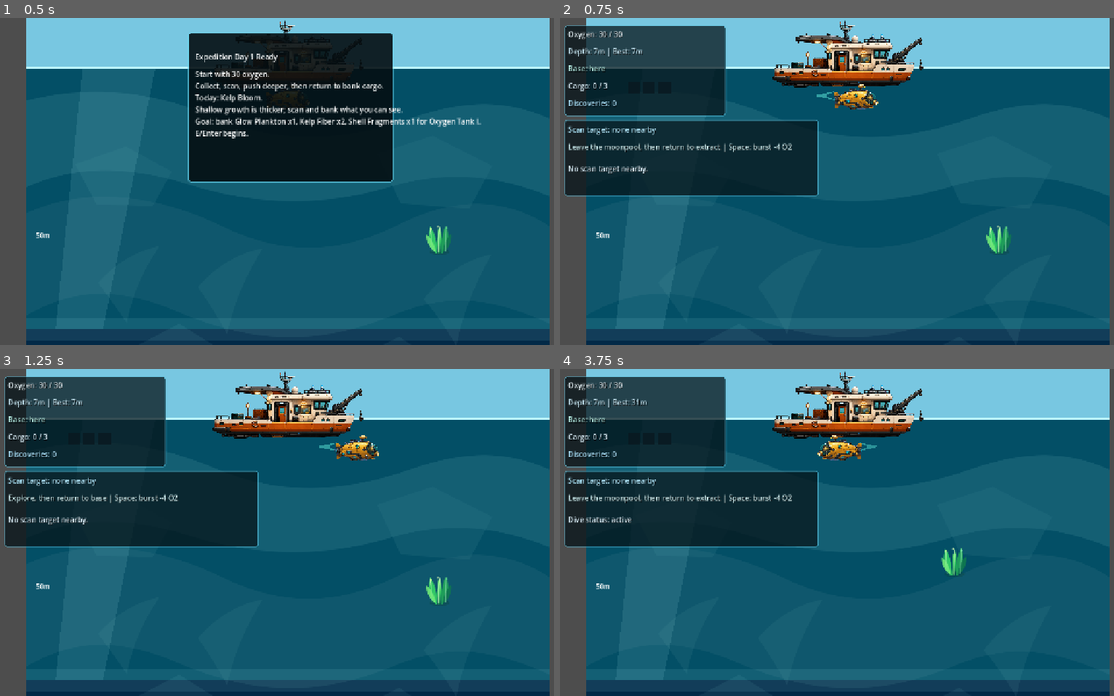
Above: before the commit, frames 1-4 (two rows, left to right).
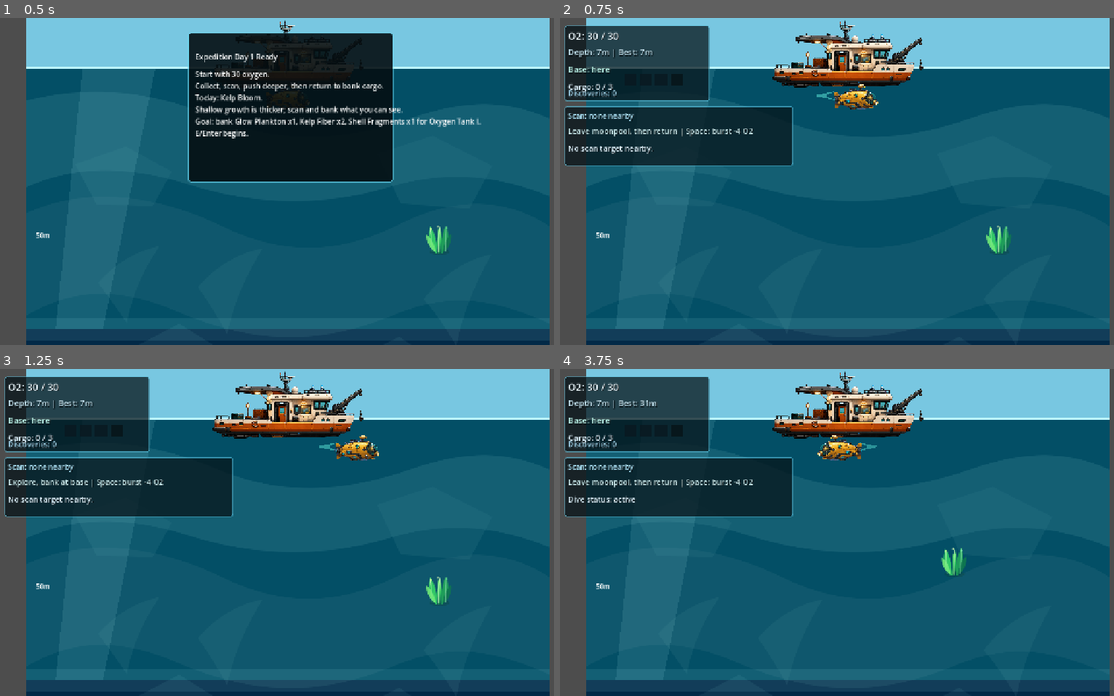
Above: after the commit, the same moments.

Repository: joeypshell/OceanGame
Game: Godot game, scene res://scenes/Main.tscn
Same seed, same stepped clock (60 frames per second), same inputs: the game is played once before the commit and once after it.
Inputs:
- Up to frame 1 (0.5 s): no input
- Up to frame 2 (0.75 s): tap Enter at 0.5 s; hold D (move_right) from 0.53 s (still down); tap F (scan) at 0.6 s
- Up to frame 3 (1.25 s): keep holding D (move_right)
- Up to frame 4 (3.75 s): release D (move_right) at 1.28 s; hold S (move_down) 1.28-2.03 s; tap E (interact) at 1.35, 3.6 s; tap F (scan) at 1.55, 2.1, 2.85 s; hold D (move_right) 2.03-2.78 s; hold Space (burst_thruster) 2.78-3.53 s; tap R (restart_dive) at 3.5 s; hold A (move_left) from 3.53 s (still down)

Frame 1 is identical in both runs. In frame 2, 9.2% of the frame differs, in the area x 0-47%, y 2-55%; in frame 3, 9.0%; in frame 4, 9.2%.

Commit message:
Resolve #323 polish compact HUD

Diff:
--- a/scenes/Main.tscn
+++ b/scenes/Main.tscn
@@ -1108,8 +1108,8 @@
 visible = false
 offset_left = 16.0
 offset_top = 16.0
-offset_right = 372.0
-offset_bottom = 216.0
+offset_right = 336.0
+offset_bottom = 184.0
 theme_override_styles/panel = SubResource("StyleBoxFlat_hud_panel")
 
 [node name="Hint" type="Label" parent="HUD"]
@@ -1135,9 +1135,10 @@
 offset_bottom = 56.0
 theme_override_colors/font_color = Color(0.93, 0.98, 1, 1)
 theme_override_colors/font_shadow_color = Color(0, 0.025, 0.035, 0.95)
+theme_override_font_sizes/font_size = 22
 theme_override_constants/shadow_offset_x = 1
 theme_override_constants/shadow_offset_y = 1
-text = "Oxygen: 30 / 30"
+text = "O2: 30 / 30"
 
 [node name="Depth" type="Label" parent="HUD"]
 offset_left = 24.0
@@ -1146,6 +1147,7 @@
 offset_bottom = 94.0
 theme_override_colors/font_color = Color(0.8, 0.93, 0.98, 1)
 theme_override_colors/font_shadow_color = Color(0, 0.025, 0.035, 0.95)
+theme_override_font_sizes/font_size = 18
 theme_override_constants/shadow_offset_x = 1
 theme_override_constants/shadow_offset_y = 1
 text = "Depth: 0m | Best: 0m"
@@ -1157,6 +1159,7 @@
 offset_bottom = 132.0
 theme_override_colors/font_color = Color(0.74, 0.96, 0.92, 1)
 theme_override_colors/font_shadow_color = Color(0, 0.025, 0.035, 0.95)
+theme_override_font_sizes/font_size = 18
 theme_override_constants/shadow_offset_x = 1
 theme_override_constants/shadow_offset_y = 1
 text = "Base: here"
@@ -1168,12 +1171,13 @@
 offset_bottom = 170.0
 theme_override_colors/font_color = Color(0.88, 0.96, 1, 1)
 theme_override_colors/font_shadow_color = Color(0, 0.025, 0.035, 0.95)
+theme_override_font_sizes/font_size = 18
 theme_override_constants/shadow_offset_x = 1
 theme_override_constants/shadow_offset_y = 1
 text = "Cargo: 0 / 3"
 
 [node name="CargoSlots" type="Node2D" parent="HUD"]
-position = Vector2(156, 140)
+position = Vector2(148, 122)
 
 [node name="Slot1" type="ColorRect" parent="HUD/CargoSlots"]
 offset_right = 26.0
@@ -1196,7 +1200,7 @@
 offset_left = 102.0
 offset_right = 128.0
 offset_bottom = 26.0
-color = Color(0.015, 0.035, 0.045, 0.42)
+color = Color(0.012, 0.025, 0.032, 0.5)
 
 [node name="Icon1" type="Polygon2D" parent="HUD/CargoSlots"]
 visible = false
@@ -1234,11 +1238,12 @@
 
 [node name="Discoveries" type="Label" parent="HUD"]
 offset_left = 24.0
-offset_top = 176.0
+offset_top = 154.0
 offset_right = 360.0
-offset_bottom = 208.0
+offset_bottom = 178.0
 theme_override_colors/font_color = Color(0.68, 0.9, 1, 1)
 theme_override_colors/font_shadow_color = Color(0, 0.025, 0.035, 0.95)
+theme_override_font_sizes/font_size = 16
 theme_override_constants/shadow_offset_x = 1
 theme_override_constants/shadow_offset_y = 1
 text = "Discoveries: 0 / 3"
@@ -1246,18 +1251,19 @@
 [node name="DiveInfoPanel" type="Panel" parent="HUD"]
 visible = false
 offset_left = 16.0
-offset_top = 224.0
-offset_right = 576.0
-offset_bottom = 392.0
+offset_top = 194.0
+offset_right = 520.0
+offset_bottom = 326.0
 theme_override_styles/panel = SubResource("StyleBoxFlat_hud_panel")
 
 [node name="Status" type="Label" parent="HUD"]
 offset_left = 24.0
-offset_top = 320.0
-offset_right = 560.0
-offset_bottom = 384.0
+offset_top = 274.0
+offset_right = 504.0
+offset_bottom = 318.0
 theme_override_colors/font_color = Color(0.88, 0.96, 1, 1)
 theme_override_colors/font_shadow_color = Color(0, 0.025, 0.035, 0.95)
+theme_override_font_sizes/font_size = 17
 theme_override_constants/shadow_offset_x = 1
 theme_override_constants/shadow_offset_y = 1
 text = "Dive status: active"
@@ -1265,26 +1271,28 @@
 
 [node name="ExtractionPrompt" type="Label" parent="HUD"]
 offset_left = 24.0
-offset_top = 272.0
-offset_right = 560.0
-offset_bottom = 312.0
+offset_top = 236.0
+offset_right = 504.0
+offset_bottom = 266.0
 theme_override_colors/font_color = Color(0.82, 0.95, 0.96, 1)
 theme_override_colors/font_shadow_color = Color(0, 0.025, 0.035, 0.95)
+theme_override_font_sizes/font_size = 17
 theme_override_constants/shadow_offset_x = 1
 theme_override_constants/shadow_offset_y = 1
-text = "Safe base: press E or Enter to extract"
+text = "At base: E/Enter extract"
 autowrap_mode = 2
 
 [node name="ScanTarget" type="Label" parent="HUD"]
 offset_left = 24.0
-offset_top = 234.0
-offset_right = 560.0
-offset_bottom = 268.0
+offset_top = 204.0
+offset_right = 504.0
+offset_bottom = 230.0
 theme_override_colors/font_color = Color(0.7, 0.92, 1, 1)
 theme_override_colors/font_shadow_color = Color(0, 0.025, 0.035, 0.95)
+theme_override_font_sizes/font_size = 16
 theme_override_constants/shadow_offset_x = 1
 theme_override_constants/shadow_offset_y = 1
-text = "Scan target: none nearby"
+text = "Scan: none nearby"
 
 [node name="OxygenWarningPanel" type="Panel" parent="HUD"]
 visible = false
@@ -1301,9 +1309,10 @@
 offset_bottom = 58.0
 theme_override_colors/font_color = Color(1, 0.88, 0.68, 1)
 theme_override_colors/font_shadow_color = Color(0.06, 0.02, 0.01, 0.95)
+theme_override_font_sizes/font_size = 18
 theme_override_constants/shadow_offset_x = 1
 theme_override_constants/shadow_offset_y = 1
-text = "LOW OXYGEN - PLAN RETURN"
+text = "O2 LOW - PLAN RETURN"
 autowrap_mode = 2
 
 [node name="RecentExpeditionLog" type="Label" parent="HUD"]
--- a/scripts/main.gd
+++ b/scripts/main.gd
@@ -40,7 +40,7 @@
 const SURFACE_TAB_UPGRADES := 1
 const SURFACE_TAB_LOG := 2
 const SURFACE_TAB_NAMES := ["Result", "Upgrades", "Log"]
-const DIVE_STATUS_MAX_CHARS := 92
+const DIVE_STATUS_MAX_CHARS := 76
 const ECHO_LENS_PULSE_DURATION := 1.2
 
 @export var max_oxygen := 30.0
@@ -1022,11 +1022,11 @@
 		prompt_label.text = "Expedition failed - press R for next expedition"
 	elif player_in_base:
 		if dive_session.has_left_base:
-			prompt_label.text = "Safe base: press E or Enter to extract"
+			prompt_label.text = "At base: E/Enter extract"
 		else:
-			prompt_label.text = "Leave the moonpool, then return to extract"
+			prompt_label.text = "Leave moonpool, then return"
 	else:
-		prompt_label.text = "Explore, then return to base"
+		prompt_label.text = "Explore, bank at base"
 
 	if dive_session.result == DiveSessionScript.Result.DIVING:
 		prompt_label.text += " | %s" % _format_burst_thruster_prompt()
@@ -1155,7 +1155,7 @@
 		"glow_plankton":
 			return Color(0.84, 0.98, 0.28, 0.95)
 		"locked":
-			return Color(0.015, 0.035, 0.045, 0.42)
+			return Color(0.012, 0.025, 0.032, 0.5)
 		_:
 			return Color(0.035, 0.1, 0.13, 0.9)
 
@@ -1185,7 +1185,7 @@
 	var states := _cargo_slot_states(dive_session.current_cargo, dive_session.cargo_limit, cargo_slot_nodes.size())
 	for index in range(cargo_slot_nodes.size()):
 		cargo_slot_nodes[index].color = _cargo_slot_color(states[index])
-		cargo_slot_nodes[index].visible = states[index] != "locked" or dive_session.cargo_limit >= cargo_slot_nodes.size()
+		cargo_slot_nodes[index].visible = true
 		cargo_slot_icon_nodes[index].polygon = _cargo_slot_icon_polygon(states[index])
 		cargo_slot_icon_nodes[index].color = _cargo_slot_icon_color(states[index])
 		cargo_slot_icon_nodes[index].visible = cargo_slot_nodes[index].visible and cargo_slot_icon_nodes[index].polygon.size() > 0
@@ -1723,9 +1723,9 @@
 			current_scan_target.set_scan_selected(true)
 
 	if current_scan_target == null:
-		scan_target_label.text = "Scan target: none nearby"
+		scan_target_label.text = "Scan: none nearby"
 	else:
-		scan_target_label.text = "Scan target: %s [%s %s]" % [
+		scan_target_label.text = "Scan: %s [%s %s]" % [
 			_scan_target_display_name(current_scan_target),
 			_format_scan_target_discovery_state(current_scan_target),
 			_format_scan_target_type(current_scan_target)
@@ -1794,13 +1794,13 @@
 	elif state == "low":
 		suffix = "  LOW"
 
-	return "Oxygen: %d / %d%s" % [ceili(current_oxygen), ceili(maximum_oxygen), suffix]
+	return "O2: %d / %d%s" % [ceili(current_oxygen), ceili(maximum_oxygen), suffix]
 
 func _oxygen_warning_text(state: String) -> String:
 	if state == "critical":
-		return "CRITICAL OXYGEN\nRETURN TO BASE"
+		return "O2 CRITICAL\nRETURN TO BASE"
 	if state == "low":
-		return "LOW OXYGEN\nPLAN RETURN"
+		return "O2 LOW\nPLAN RETURN"
 
 	return ""
 
--- a/tests/logic_tests.gd
+++ b/tests/logic_tests.gd
@@ -1244,6 +1244,7 @@
 	var upgraded_slot_states: Array = main.call("_cargo_slot_states", cargo, 4, 4)
 	_expect(upgraded_slot_states == ["glow_plankton", "kelp_fiber", "glow_plankton", "empty"], "cargo slots should reveal the fourth slot after capacity upgrade")
 	_expect(main.call("_cargo_slot_color", "empty").a > main.call("_cargo_slot_color", "locked").a, "empty cargo slots should read brighter than locked slots")
+	_expect(main.call("_cargo_slot_color", "locked").a >= 0.5, "locked cargo slot should remain visible as disabled capacity")
 	_expect(main.call("_cargo_slot_icon_polygon", "kelp_fiber").size() > 0, "kelp cargo slots should have a mini-icon polygon")
 	_expect(main.call("_cargo_slot_icon_polygon", "shell_fragments").size() > 0, "shell cargo slots should have a mini-icon polygon")
 	_expect(main.call("_cargo_slot_icon_polygon", "glow_plankton").size() > 0, "glow cargo slots should have a mini-icon polygon")
@@ -1258,9 +1259,18 @@
 	var active_panel: Panel = main_scene.get_node("HUD/ActiveStatsPanel")
 	var discoveries_label: Label = main_scene.get_node("HUD/Discoveries")
 	var dive_info_panel: Panel = main_scene.get_node("HUD/DiveInfoPanel")
+	var scan_target_label: Label = main_scene.get_node("HUD/ScanTarget")
+	var prompt_label: Label = main_scene.get_node("HUD/ExtractionPrompt")
+	var status_label: Label = main_scene.get_node("HUD/Status")
+	var cargo_slot_4: ColorRect = main_scene.get_node("HUD/CargoSlots/Slot4")
 	_expect(discoveries_label.offset_top >= active_panel.offset_top, "active Discoveries label should stay inside the compact stats panel")
 	_expect(discoveries_label.offset_bottom <= active_panel.offset_bottom, "active Discoveries label should not spill below the compact stats panel")
 	_expect(dive_info_panel.offset_top > active_panel.offset_bottom, "dive info panel should remain below compact stats content")
+	_expect(scan_target_label.offset_top >= dive_info_panel.offset_top, "scan target should stay inside the dive info panel")
+	_expect(status_label.offset_bottom <= dive_info_panel.offset_bottom, "status text should stay inside the dive info panel")
+	_expect(prompt_label.offset_bottom <= status_label.offset_top, "prompt and status should not overlap")
+	_expect(cargo_slot_4.visible, "locked fourth cargo slot should remain visible as dim capacity")
+	_expect(scan_target_label.text.begins_with("Scan:"), "scan target label should use compact active HUD copy")
 	_expect(not active_panel.visible, "surface-ready state should hide active stats clutter")
 	_expect(not dive_info_panel.visible, "surface-ready state should hide dive guidance clutter")
 	main_scene.queue_free()
@@ -1268,7 +1278,7 @@
 	var long_status := "Scanned Thermal Vent.\nWarm current marks optional glow; bank Pressure Seal clue. Return safely before oxygen runs out."
 	var compact_status: String = main.call("_compact_dive_status", long_status)
 	_expect(not compact_status.contains("\n"), "compact dive status should remove line breaks")
-	_expect(compact_status.length() <= 92, "compact dive status should stay within the dive HUD limit")
+	_expect(compact_status.length() <= 76, "compact dive status should stay within the dive HUD limit")
 
 	main.progression_state.add_discovery("gulper_eel", "Gulper Eel", "Predator.", "Unlocks decoy.")
 	main.progression_state.purchased_upgrades[DecoyPulseUpgrade.id] = true
@@ -1293,6 +1303,7 @@
 	_expect(main.call("_oxygen_state", 10.0, 40.0) == "low", "oxygen helper should mark 25 percent oxygen as low")
 	_expect(main.call("_oxygen_state", 4.0, 40.0) == "critical", "oxygen helper should mark 10 percent oxygen as critical")
 	_expect(main.call("_format_oxygen_label", 10.0, 40.0).contains("LOW"), "oxygen label should carry low state inline")
+	_expect(main.call("_format_oxygen_label", 40.0, 40.0).begins_with("O2:"), "oxygen label should use compact active HUD copy")
 	_expect(main.call("_oxygen_warning_text", "critical").contains("RETURN TO BASE"), "critical warning should emphasize the return route")
 	main.free()
 
Not shown, changed: docs/current/GAMEPLAY.md
